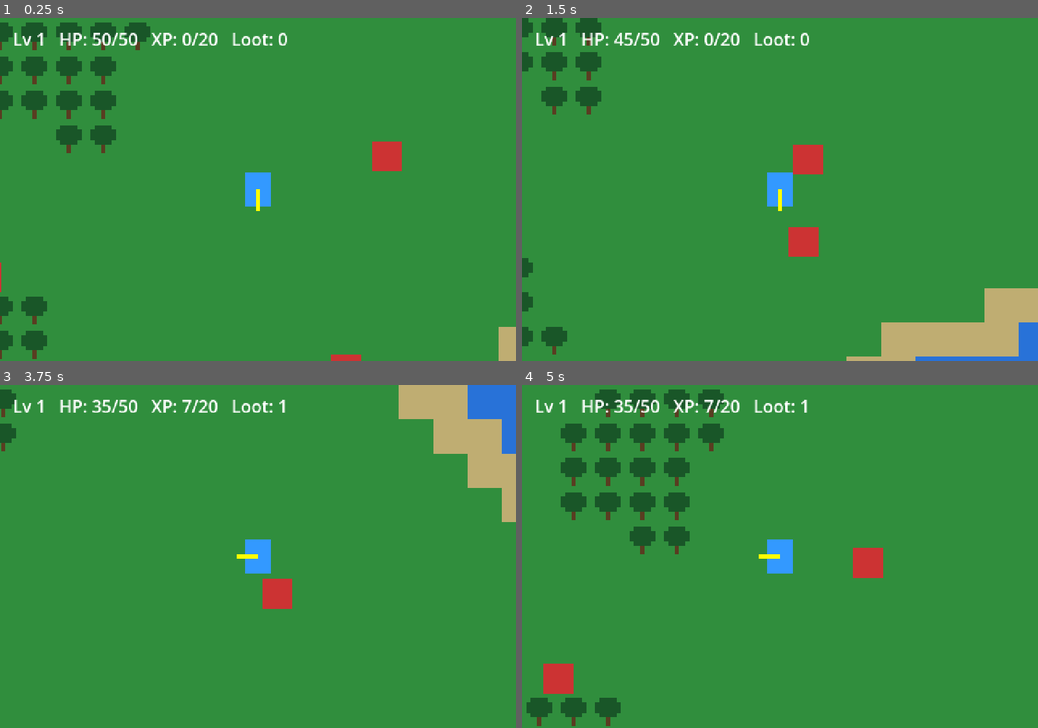
Above: before the commit, frames 1-4 (two rows, left to right).
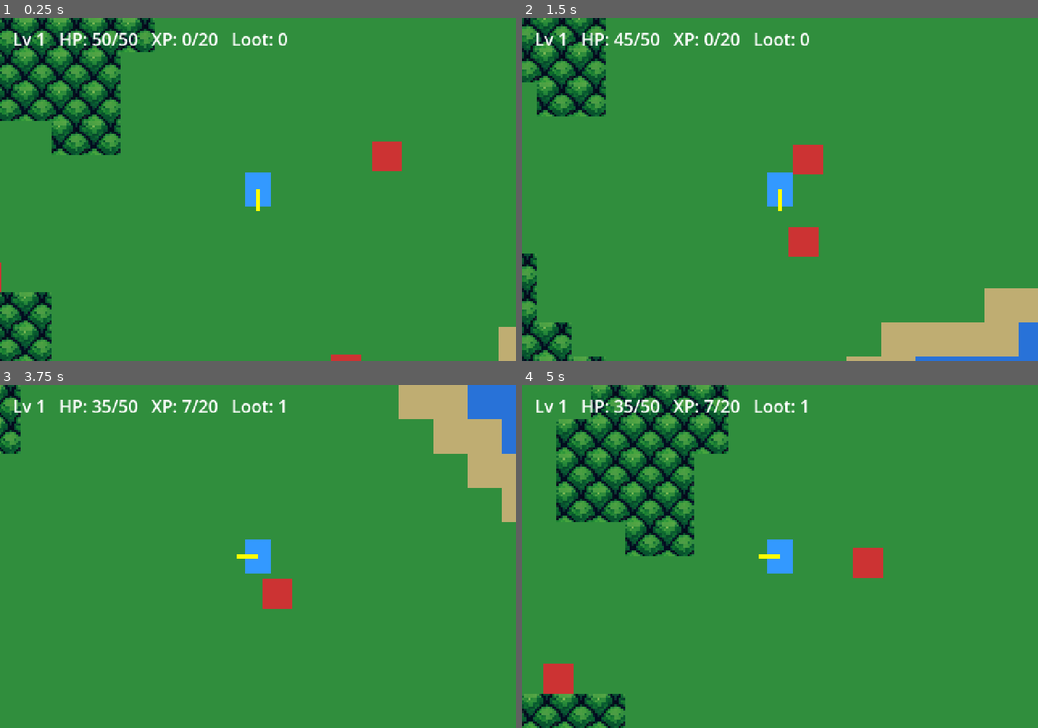
Above: after the commit, the same moments.

Repository: MysteriousSeal/ProjectInfinite
Game: Godot game, scene res://scenes/Main.tscn
The game is run twice, just before and just after one commit, with the same random seed, the same clock (stepped at 60 frames per second) and the same inputs.
Inputs (mouse positions are in pixels of both pictures, inside the frame that each line leads up to):
- Up to frame 1 (0.25 s): no input
- Up to frame 2 (1.5 s): move the mouse to (893, 172) at 0.52 s; hold D 0.53-1.28 s; click (893, 172) at 0.67 s; tap Space at 0.77 s; move the mouse to (676, 206) at 1.27 s; hold S from 1.28 s (still down)
- Up to frame 3 (3.75 s): tap Space at 1.52, 3.02 s; move the mouse to (309, 481) at 2.02 s; release S at 2.03 s; hold D 2.03-2.78 s; move the mouse to (232, 625) at 2.77 s; hold W 2.78-3.53 s; click (232, 625) at 2.92 s; move the mouse to (412, 607) at 3.52 s; hold A from 3.53 s (still down)
- Up to frame 4 (5 s): keep holding A; tap Space at 3.77, 4.52 s; move the mouse to (625, 505) at 4.27 s

The runs differ from the first frame. In frame 1, 7.8% of the frame differs, in the area x 0-30%, y 0-100%; in frame 2, 4.4%; in frame 3, 0.6%; in frame 4, 10%, in the area x 0-40%, y 0-100%.

Commit message:
Replace the placeholder tree with generated canopy pixel art
Adds a 16px Wang tileset generated with PixelLab, matching the tile
density of the handheld games it is styled after. Only the all-canopy
tile is wired up; the other fifteen are edge and corner pieces kept for
autotiling forest borders later, which is what the current hard square
forest edges need.

Diff:
--- a/scripts/ChunkManager.gd
+++ b/scripts/ChunkManager.gd
@@ -13,8 +13,11 @@
 const GRASS_COLOR := Color(0.19, 0.56, 0.24)
 const WATER_COLOR := Color(0.16, 0.45, 0.85)
 const SAND_COLOR := Color(0.75, 0.68, 0.45)
-const CANOPY_COLOR := Color(0.10, 0.34, 0.16)
-const TRUNK_COLOR := Color(0.35, 0.24, 0.13)
+
+# Wang tileset from PixelLab. Only the all-canopy tile is used for now; the
+# other 15 are edge and corner pieces kept for when forests get autotiled.
+const CANOPY_SHEET := preload("res://assets/tilesets/forest_canopy.png")
+const CANOPY_SHEET_RECT := Rect2i(0, 48, 16, 16)
 
 # Forests are broad noise masses; a second, finer noise punches clearings
 # through them so a forest never becomes an impassable wall of trees.
@@ -58,7 +61,9 @@
 	var img := Image.create_empty(TILE_PX * colors.size(), TILE_PX, false, Image.FORMAT_RGBA8)
 	for i in colors.size():
 		img.fill_rect(Rect2i(i * TILE_PX, 0, TILE_PX, TILE_PX), colors[i])
-	_draw_tree(img, TREE_TILE)
+	var canopy := CANOPY_SHEET.get_image()
+	canopy.convert(Image.FORMAT_RGBA8)
+	img.blit_rect(canopy, CANOPY_SHEET_RECT, Vector2i(TREE_TILE * TILE_PX, 0))
 	var atlas := TileSetAtlasSource.new()
 	atlas.texture = ImageTexture.create_from_image(img)
 	atlas.texture_region_size = Vector2i(TILE_PX, TILE_PX)
@@ -72,12 +77,6 @@
 	_make_tile_solid(atlas, WATER_TILE)
 	_make_tile_solid(atlas, TREE_TILE)
 	tilemap.tile_set = tileset
-
-func _draw_tree(img: Image, tile_id: int) -> void:
-	var ox := tile_id * TILE_PX
-	img.fill_rect(Rect2i(ox + 7, 10, 2, 5), TRUNK_COLOR)
-	img.fill_rect(Rect2i(ox + 4, 2, 8, 9), CANOPY_COLOR)
-	img.fill_rect(Rect2i(ox + 2, 4, 12, 5), CANOPY_COLOR)
 
 func _make_tile_solid(atlas: TileSetAtlasSource, tile_id: int) -> void:
 	var half := TILE_PX / 2.0
Binary file added: assets/tilesets/forest_canopy.png
Not shown, added: assets/tilesets/forest_canopy.png.import
